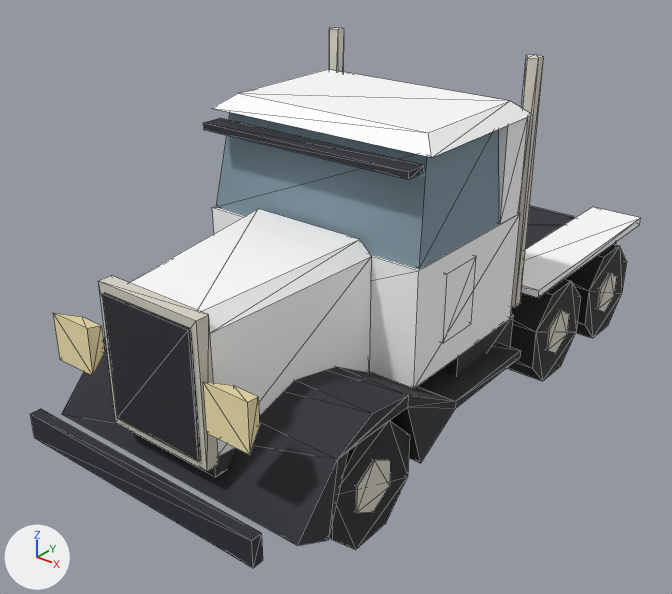
Before and after pictures for a commit that changed the glTF model public/models/rt_tractor.glb.
Camera for both pictures: a camera (50 mm lens) standing at (4.78, -6.7, 5.01) and looking at (-0.19, -0.49, 1.15). Arrows for +X, +Y and +Z are at lower left; the lights stay in place. The older version comes first. Mesh edges are drawn as thin lines. Vertices at exactly the same position are counted once.

Names of what the first picture shows: 'model'.
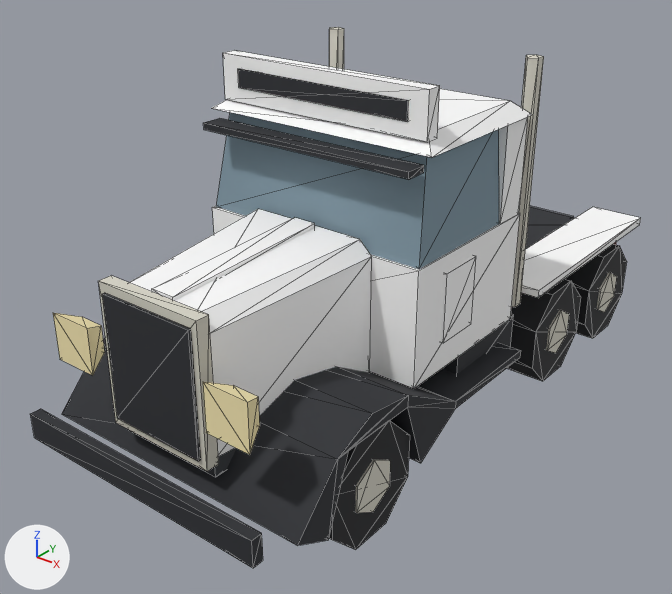
What changed in the scene script:
```text
Change me_model:
    used by ob_model
    remove me_model.from_pydata(...)  # 300 vertices, 480 faces; spans x -1.35..1.35, y -3.2..3.2, z 0.0..3.39
    add me_model.from_pydata(...)  # 324 vertices, 516 faces; spans x -1.35..1.35, y -3.2..3.2, z 0.0..3.4
    me_model part 1: a new loose piece, a box spanning x -0.88..0.88, y -0.97..-0.81, z 3.13..3.29, in mat_v_black (dark grey #2a2c31)
    me_model part 2: a new loose piece, a box spanning x -1.06..1.06, y -0.96..-0.82, z 3.0..3.4, in mat_second (white #ffffff)
    me_model part 3
    8 vertices are added at x -0.11..0.11, y -2.74..-1.15, z 2.03..2.17
    12 new faces join them, mat_second (white #ffffff)
```

Location of each change, [x1, y1, x2, y2] in pixels of the pictures (672 x 594 px):
part 1 of me_model, added
    after: [238, 69, 409, 121]
part 2 of me_model, added
    after: [223, 50, 440, 142]
part 3 of me_model, added
    after: [152, 218, 315, 300]
